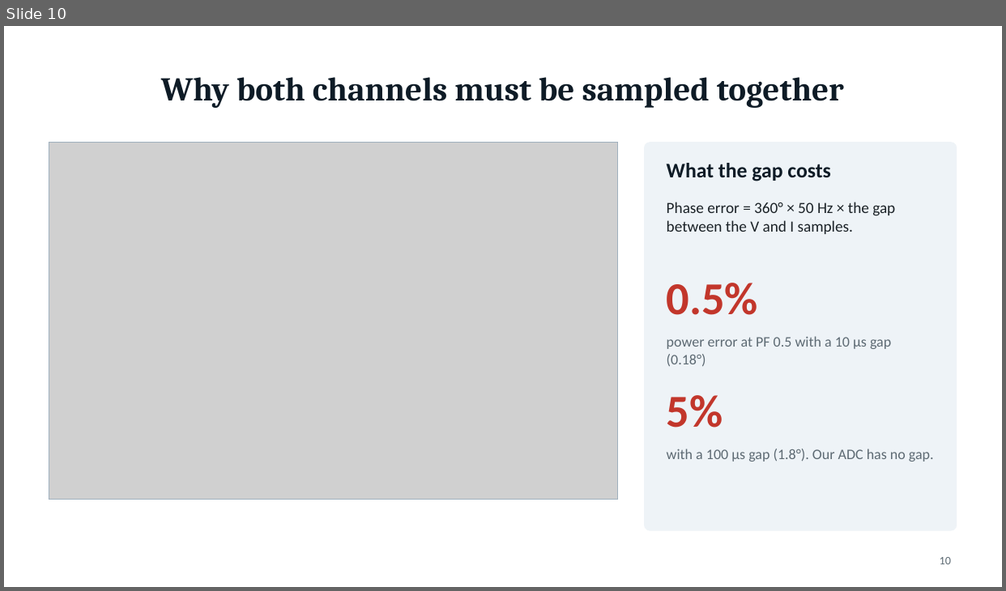
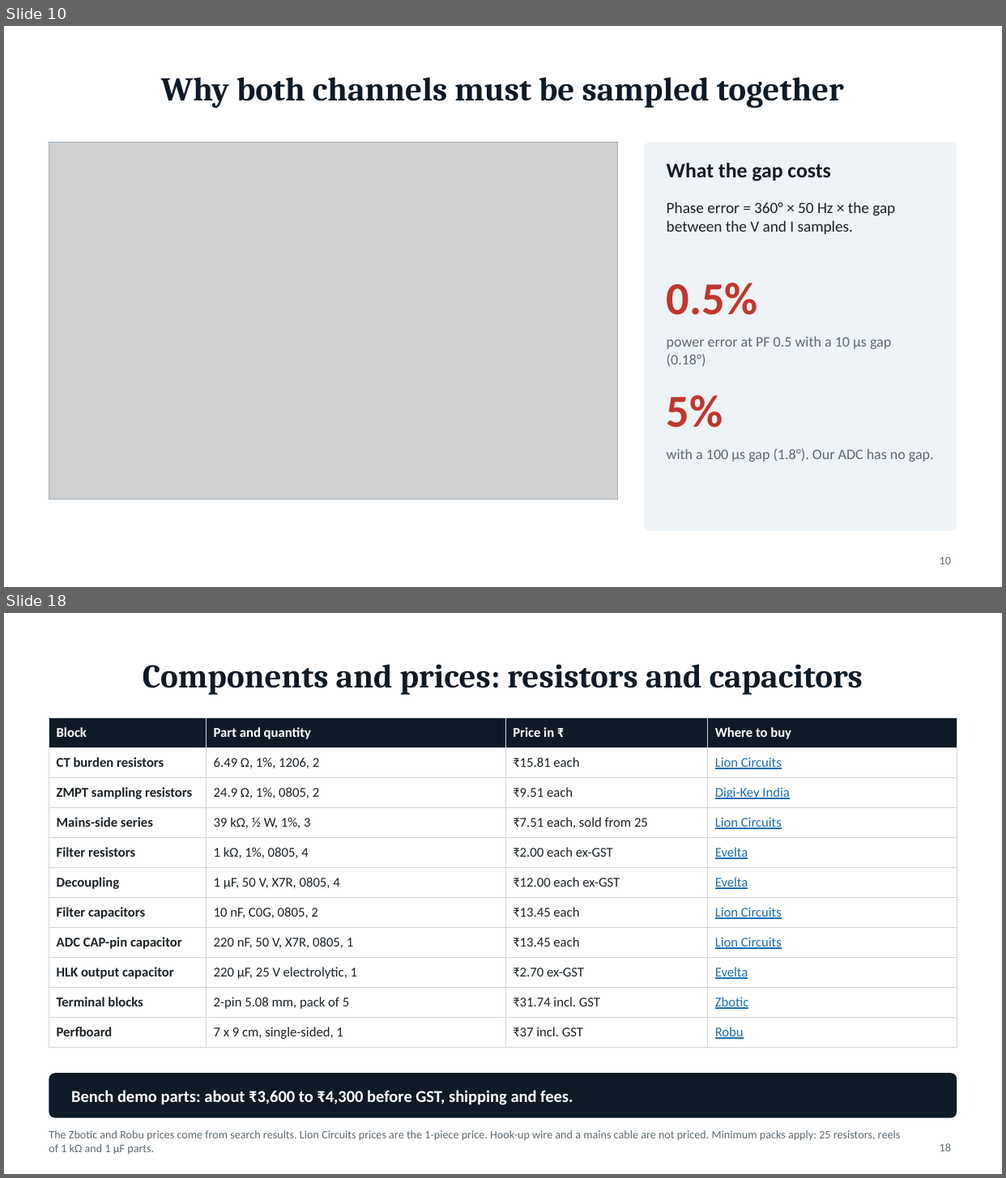
Before and after one commit to PowerWorksLab/PowerLenz, a slide deck: documentation/presentations/powerlenz-front-end.pptx. Shown one above the other, each under a label of ours: slide 10 before the commit, slides 10 and 18 after it; the slides between them are not shown. The pictures are 1006x591 and 1006x1178 pixels, drawn with LibreOffice and Linux fonts; fonts in the diff are those of the drawing; grey boxes stand for pictures. Boxes give left, top, right and bottom in pixels: in the first picture for what was removed or moved away, otherwise in the second. Text is boxed around its words. In the diff, an @@ line names an element or a change of style, - is before the commit and + after.

Commit message:
Update slide deck to version 2 and add datasheet, phase and price slides

```diff
--- a/documentation/presentations/powerlenz-front-end.pptx
+++ b/documentation/presentations/powerlenz-front-end.pptx
@@ slide 18 added at [4,613,1002,1174], background #FFFFFF @@
@@ title added at [143,664,863,695], 32 pt, text #0E1B26, bold @@
+Components and prices: resistors and capacitors
@@ table added at [49,717,957,1042], 11 rows, 4 columns @@
+Block | Part and quantity | Price in ₹ | Where to buy
+CT burden resistors | 6.49 Ω, 1%, 1206, 2 | ₹15.81 each | Lion Circuits
+ZMPT sampling resistors | 24.9 Ω, 1%, 0805, 2 | ₹9.51 each | Digi-Key India
+Mains-side series | 39 kΩ, ½ W, 1%, 3 | ₹7.51 each, sold from 25 | Lion Circuits
+Filter resistors | 1 kΩ, 1%, 0805, 4 | ₹2.00 each ex-GST | Evelta
+Decoupling | 1 µF, 50 V, X7R, 0805, 4 | ₹12.00 each ex-GST | Evelta
+Filter capacitors | 10 nF, C0G, 0805, 2 | ₹13.45 each | Lion Circuits
+ADC CAP-pin capacitor | 220 nF, 50 V, X7R, 0805, 1 | ₹13.45 each | Lion Circuits
+HLK output capacitor | 220 µF, 25 V electrolytic, 1 | ₹2.70 ex-GST | Evelta
+Terminal blocks | 2-pin 5.08 mm, pack of 5 | ₹31.74 incl. GST | Zbotic
+Perfboard | 7 x 9 cm, single-sided, 1 | ₹37 incl. GST | Robu
@@ rounded rectangle added at [49,1073,957,1118], fill #0E1B26 @@
@@ text added at [71,1090,573,1105], 16 pt, text #FFFFFF, bold @@
+Bench demo parts: about ₹3,600 to ₹4,300 before GST, shipping and fees.
@@ text added at [49,1131,901,1154], 11 pt, text #5D6A73 @@
+The Zbotic and Robu prices come from search results. Lion Circuits prices are the 1-piece price. Hook-up wire and a mains cable are not priced. Minimum packs apply: 25 resistors, reels of 1 kΩ and 1 µF parts.
@@ page number added at [940,1144,951,1152], 11 pt, text #5D6A73 @@
+18
```
Also in this commit, not shown: 10 slides changed, 5 other slides added, 2 slides removed, 16 other files.
